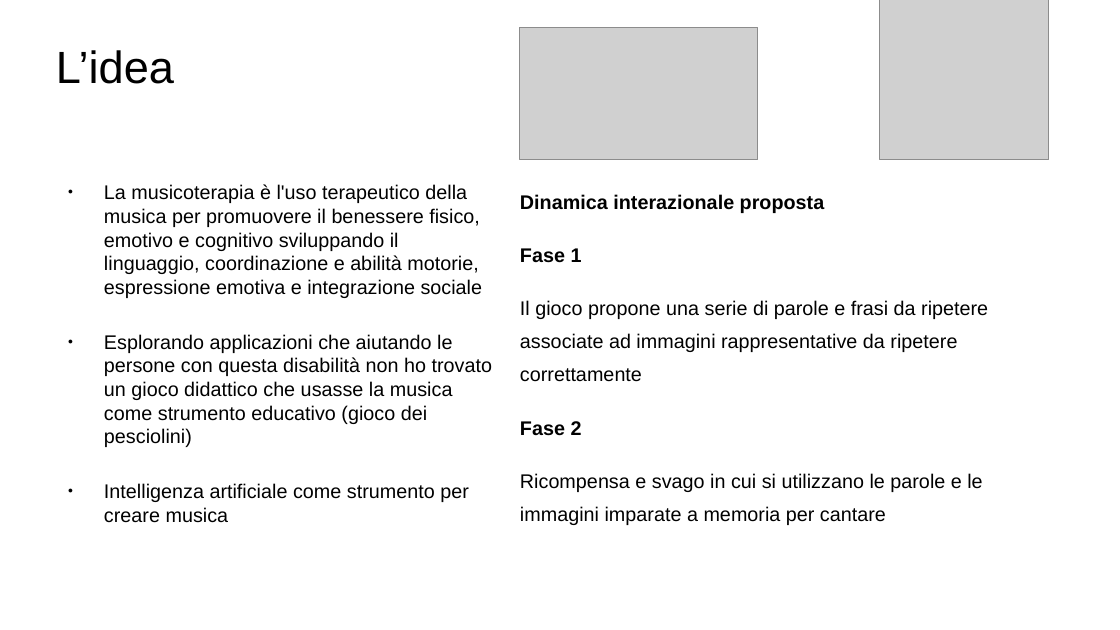
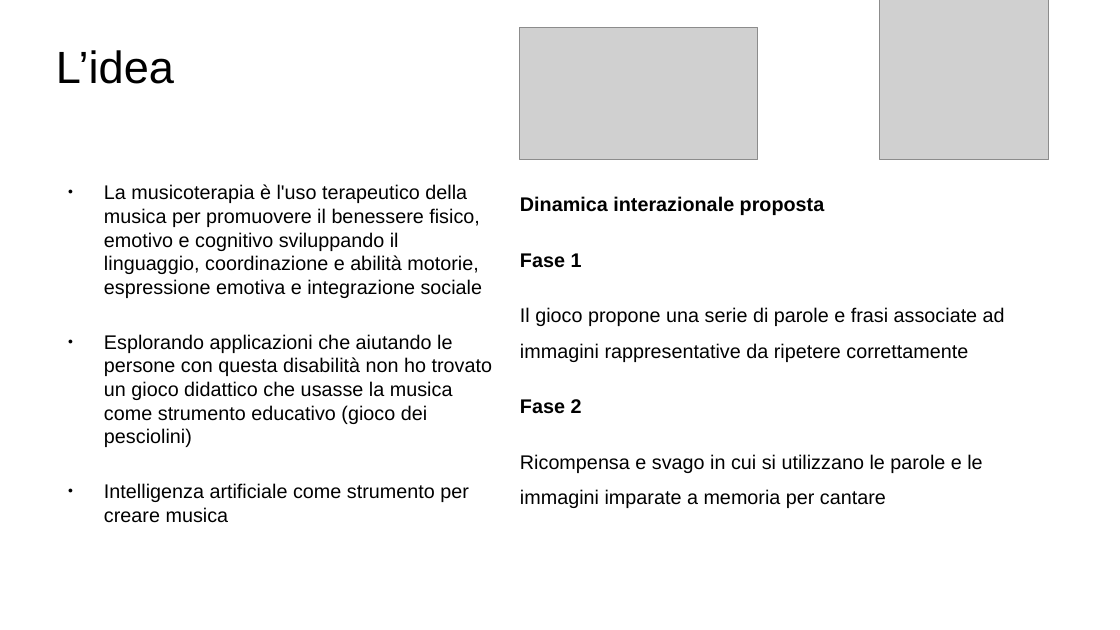
Before and after one commit to daloiso/tesi, a slide deck: slide 4 of presentazione_tesi.odp. Drawn at 1120x630 pixels with LibreOffice and Linux fonts; fonts in the diff are those of the drawing; grey boxes stand for pictures. Boxes give left, top, right and bottom in pixels: in the first picture for what was removed or moved away, otherwise in the second. Text is boxed around its words. In the diff, an @@ line names an element or a change of style, - is before the commit and + after.

```diff
--- a/presentazione_tesi.odp
+++ b/presentazione_tesi.odp
@@ text at [520,196,982,508]: line spacing 1.4 to 1.5 @@
@@ text at [520,307,1005,362]: text changed @@
-Il gioco propone una serie di parole e frasi da ripetere associate ad immagini rappresentative da ripetere correttamente
+Il gioco propone una serie di parole e frasi associate ad immagini rappresentative da ripetere correttamente
```
Also in this commit, not shown: 1 other slide changed.
